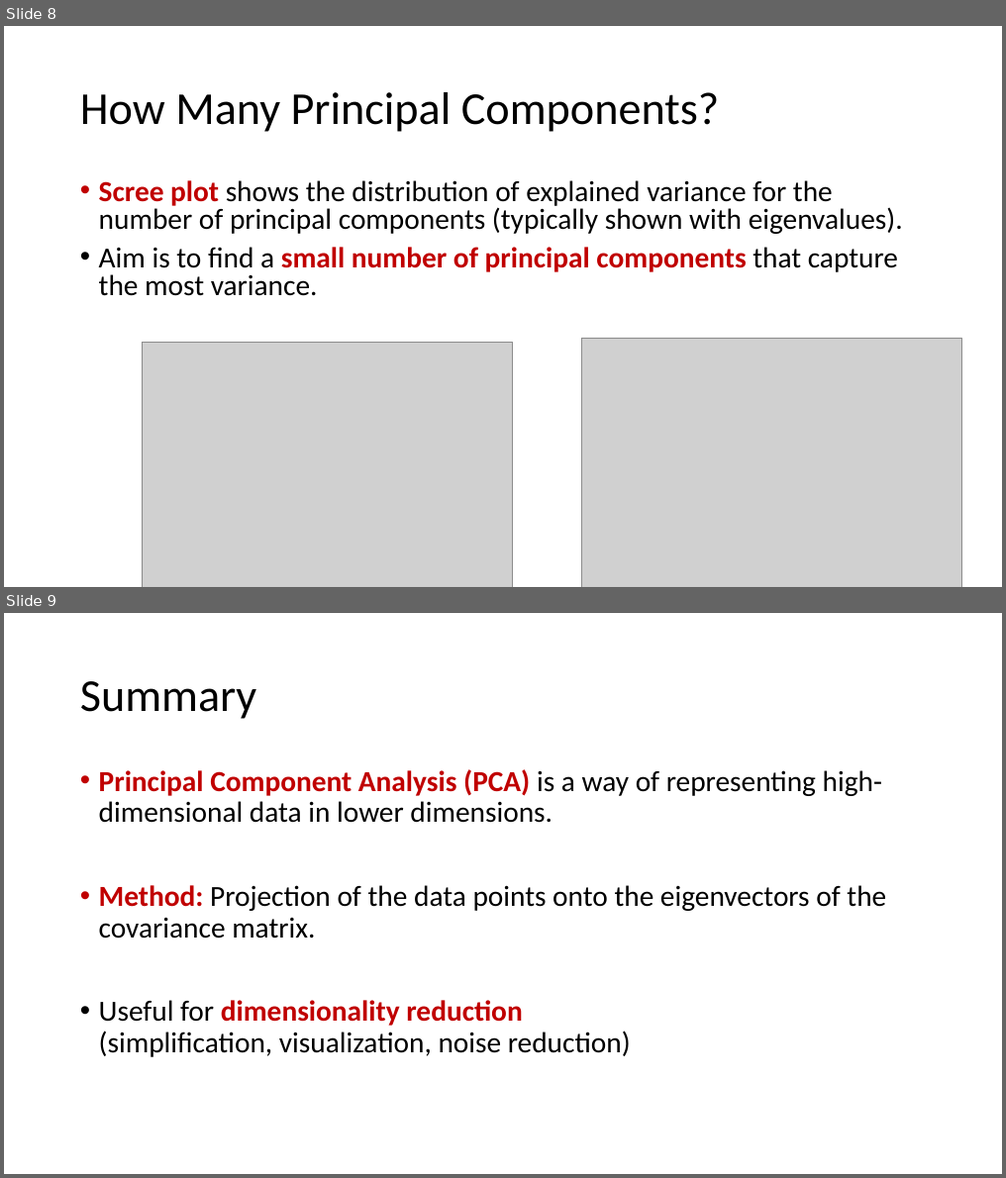
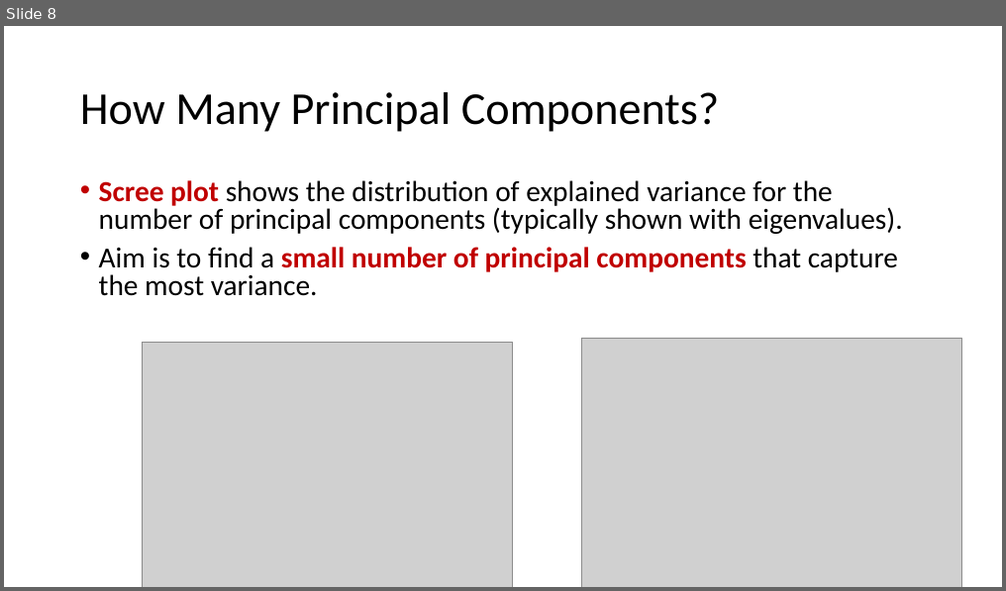
Before and after one commit to noise-lab/ml-systems, a slide deck: docs/slides/14-Dimensionality-Reduction.pptx. Shown one above the other, each under a label of ours: slides 8 and 9 before the commit, slide 8 after it. The pictures are 1006x1178 and 1006x591 pixels, drawn with LibreOffice and Linux fonts; fonts in the diff are those of the drawing; grey boxes stand for pictures. Boxes give left, top, right and bottom in pixels: in the first picture for what was removed or moved away, otherwise in the second. Text is boxed around its words. In the diff, an @@ line names an element or a change of style, - is before the commit and + after.

```diff
--- a/docs/slides/14-Dimensionality-Reduction.pptx
+++ b/docs/slides/14-Dimensionality-Reduction.pptx
@@ slide 9 removed at (x1=4, y1=613, x2=1002, y2=1174), background #FFFFFF @@
@@ title removed at (x1=80, y1=681, x2=256, y2=719) @@
-Summary
@@ text removed at (x1=99, y1=769, x2=886, y2=1058) @@
-• Principal Component Analysis (PCA) is a way of representing high-dimensional data in lower dimensions.
-• Method: Projection of the data points onto the eigenvectors of the covariance matrix.
-• Useful for dimensionality reduction
-  (simplification, visualization, noise reduction)
```
Also in this commit, not shown: 2 slides added, 1 other file.
